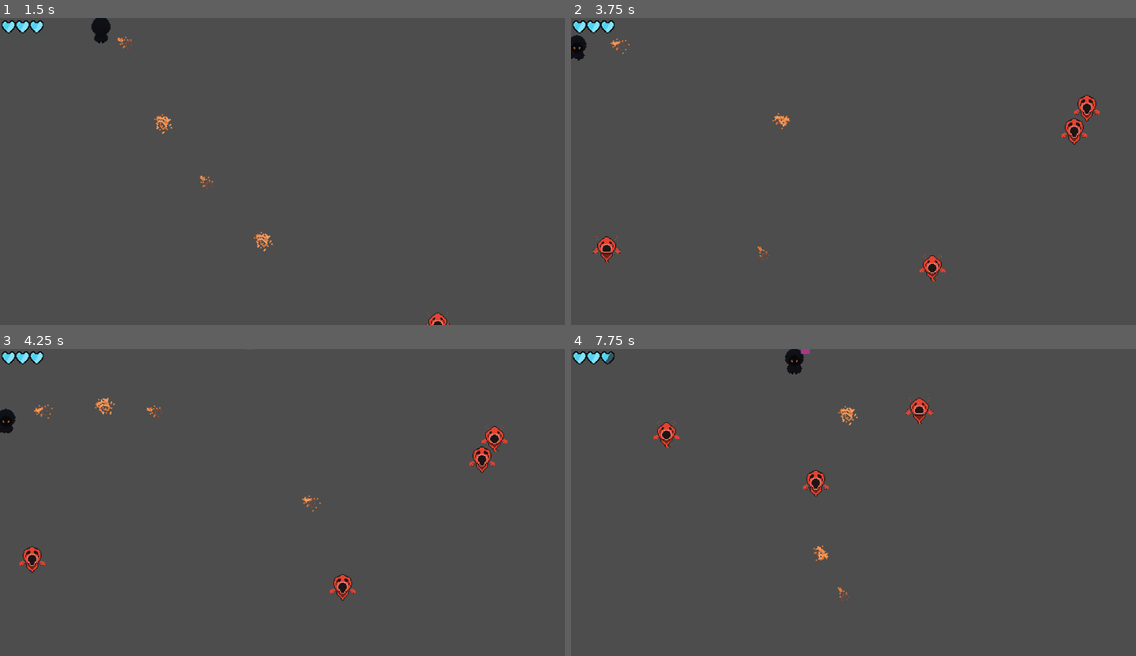
Above: before the commit, frames 1-4 (two rows, left to right).
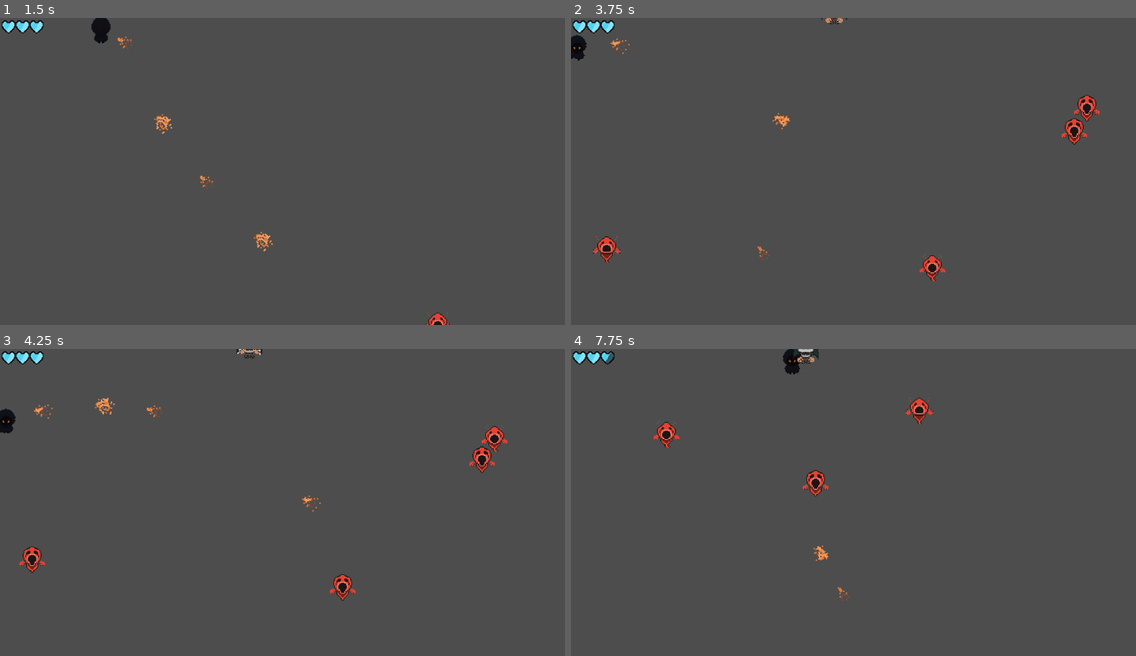
Above: after the commit, the same moments.

Repository: Alezuzzo/ecos-de-asfodelos
Game: Godot game, scene res://arena.tscn
The game is run twice, just before and just after one commit, with the same random seed, the same clock (stepped at 60 frames per second) and the same inputs.
Inputs (mouse positions are in pixels of both pictures, inside the frame that each line leads up to):
- Up to frame 1 (1.5 s): tap Enter at 0.5 s; move the mouse to (254, 232) at 0.52 s; press the mouse at (254, 232) at 0.53 s; hold W (cima) from 0.53 s (still down); move the mouse to (452, 217) at 1.27 s; release the mouse at (452, 217) at 1.28 s; click (452, 217) at 1.35 s
- Up to frame 2 (3.75 s): move the mouse to (684, 125) at 2.02 s; release W (cima) at 2.03 s; press the mouse at (684, 125) at 2.03 s; hold A (esquerda) 2.03-3.53 s; move the mouse to (881, 171) at 2.77 s; release the mouse at (881, 171) at 2.78 s; click (881, 171) at 2.85 s; move the mouse to (768, 94) at 3.52 s; press the mouse at (768, 94) at 3.53 s; hold S (baixo) from 3.53 s (still down)
- Up to frame 3 (4.25 s): keep holding S (baixo)
- Up to frame 4 (7.75 s): move the mouse to (977, 487) at 4.27 s; release S (baixo) at 4.28 s; release the mouse at (977, 487) at 4.28 s; hold D (direita) 4.28-5.03 s; click (977, 487) at 4.35 s; move the mouse to (740, 517) at 5.02 s; press the mouse at (740, 517) at 5.03 s; hold W (cima) 5.03-5.78 s; move the mouse to (910, 434) at 5.77 s; release the mouse at (910, 434) at 5.78 s; hold D (direita) from 5.78 s (still down); click (910, 434) at 5.85 s; move the mouse to (825, 563) at 6.52 s; press the mouse at (825, 563) at 6.53 s; move the mouse to (1023, 548) at 7.27 s; release the mouse at (1023, 548) at 7.28 s; click (1023, 548) at 7.35 s

Frame 1 is identical in both runs. In frame 2, less than 0.1% of the frame differs, in the area x 44-49%, y 0-3%; in frame 3, less than 0.1%; in frame 4, 0.4%, in the area x 15-64%, y 0-48%.

Commit message:
feat: adiciona sprite para inimigo atirador e projetil

Diff:
--- a/atirador.tscn
+++ b/atirador.tscn
@@ -1,23 +1,47 @@
-[gd_scene load_steps=3 format=3 uid="uid://dksr7db7ap4lc"]
+[gd_scene load_steps=8 format=3 uid="uid://dksr7db7ap4lc"]
 
 [ext_resource type="Script" uid="uid://bid56nuq6acv8" path="res://atirador.gd" id="1_5chg7"]
+[ext_resource type="Texture2D" uid="uid://dq4lkvwyfdjq2" path="res://assets/shooter/shooter1.png" id="2_6easg"]
+[ext_resource type="Texture2D" uid="uid://c6mghha0xpwp" path="res://assets/shooter/shooter2.png" id="3_pper6"]
+[ext_resource type="Texture2D" uid="uid://dey0dtihxl3oh" path="res://assets/shooter/shooter3.png" id="4_bt672"]
+[ext_resource type="Texture2D" uid="uid://wfwf6n48056j" path="res://assets/shooter/shooter4.png" id="5_4iuke"]
 
 [sub_resource type="RectangleShape2D" id="RectangleShape2D_1su0k"]
-size = Vector2(32, 32)
+size = Vector2(51, 66)
+
+[sub_resource type="SpriteFrames" id="SpriteFrames_rkj23"]
+animations = [{
+"frames": [{
+"duration": 1.0,
+"texture": ExtResource("2_6easg")
+}, {
+"duration": 1.0,
+"texture": ExtResource("3_pper6")
+}, {
+"duration": 1.0,
+"texture": ExtResource("4_bt672")
+}, {
+"duration": 1.0,
+"texture": ExtResource("5_4iuke")
+}],
+"loop": true,
+"name": &"default",
+"speed": 5.0
+}]
 
 [node name="Atirador" type="CharacterBody2D" groups=["inimigos"]]
 script = ExtResource("1_5chg7")
 
-[node name="ColorRect" type="ColorRect" parent="."]
-offset_left = -16.0
-offset_top = -16.0
-offset_right = 16.0
-offset_bottom = 16.0
-color = Color(0.6725799, 0.21418548, 0.5298012, 1)
-
 [node name="CollisionShape2D" type="CollisionShape2D" parent="."]
+position = Vector2(0.5, 0)
 shape = SubResource("RectangleShape2D_1su0k")
 
 [node name="TiroTimer" type="Timer" parent="."]
 
+[node name="AnimatedSprite2D" type="AnimatedSprite2D" parent="."]
+scale = Vector2(0.3, 0.3)
+sprite_frames = SubResource("SpriteFrames_rkj23")
+autoplay = "default"
+frame_progress = 0.8851347
+
 [connection signal="timeout" from="TiroTimer" to="." method="_on_tiro_timer_timeout"]
--- a/projetil_inimigo.tscn
+++ b/projetil_inimigo.tscn
@@ -1,24 +1,73 @@
-[gd_scene load_steps=3 format=3 uid="uid://cskdyksyrjlrr"]
+[gd_scene load_steps=14 format=3 uid="uid://cskdyksyrjlrr"]
 
 [ext_resource type="Script" uid="uid://u57fugxsojb3" path="res://projetil_inimigo.gd" id="1_gqbvf"]
+[ext_resource type="Texture2D" uid="uid://d3la12okl5sjs" path="res://assets/projetil/projetil2/projectil2.png" id="2_v8rsf"]
+[ext_resource type="Texture2D" uid="uid://babsreifs5nkc" path="res://assets/projetil/projetil2/projectil3.png" id="3_k0gy1"]
+[ext_resource type="Texture2D" uid="uid://ci33kss7xcx6v" path="res://assets/projetil/projetil2/projectil4.png" id="4_podaa"]
+[ext_resource type="Texture2D" uid="uid://cksu6ubficb3f" path="res://assets/projetil/projetil2/projectil5.png" id="5_lidsu"]
+[ext_resource type="Texture2D" uid="uid://bvi2kym5ejdji" path="res://assets/projetil/projetil2/projectil6.png" id="6_ivif7"]
+[ext_resource type="Texture2D" uid="uid://dvs6nbbh6xgjl" path="res://assets/projetil/projetil2/projectil7.png" id="7_yeur1"]
+[ext_resource type="Texture2D" uid="uid://ivxtatuno74e" path="res://assets/projetil/projetil2/projectil8.png" id="8_ovp2x"]
+[ext_resource type="Texture2D" uid="uid://etrosscbheq5" path="res://assets/projetil/projetil2/projectil9.png" id="9_v510l"]
+[ext_resource type="Texture2D" uid="uid://q7esudck5ayo" path="res://assets/projetil/projetil2/projectil10.png" id="10_urd3m"]
+[ext_resource type="Texture2D" uid="uid://8hoxux04p5qn" path="res://assets/projetil/projetil2/projectil11.png" id="11_ofppt"]
 
 [sub_resource type="RectangleShape2D" id="RectangleShape2D_xvcbn"]
-size = Vector2(8, 8)
+size = Vector2(42, 12)
+
+[sub_resource type="SpriteFrames" id="SpriteFrames_k0i8x"]
+animations = [{
+"frames": [{
+"duration": 1.0,
+"texture": ExtResource("2_v8rsf")
+}, {
+"duration": 1.0,
+"texture": ExtResource("3_k0gy1")
+}, {
+"duration": 1.0,
+"texture": ExtResource("4_podaa")
+}, {
+"duration": 1.0,
+"texture": ExtResource("5_lidsu")
+}, {
+"duration": 1.0,
+"texture": ExtResource("6_ivif7")
+}, {
+"duration": 1.0,
+"texture": ExtResource("7_yeur1")
+}, {
+"duration": 1.0,
+"texture": ExtResource("8_ovp2x")
+}, {
+"duration": 1.0,
+"texture": ExtResource("9_v510l")
+}, {
+"duration": 1.0,
+"texture": ExtResource("10_urd3m")
+}, {
+"duration": 1.0,
+"texture": ExtResource("11_ofppt")
+}],
+"loop": true,
+"name": &"default",
+"speed": 10.0
+}]
 
 [node name="ProjetilInimigo" type="Area2D"]
 script = ExtResource("1_gqbvf")
 
-[node name="ColorRect" type="ColorRect" parent="."]
-offset_left = -4.0
-offset_top = -4.0
-offset_right = 4.0
-offset_bottom = 4.0
-color = Color(1, 0.36556464, 0.07016479, 1)
-
 [node name="CollisionShape2D" type="CollisionShape2D" parent="."]
+position = Vector2(-1, 0)
 shape = SubResource("RectangleShape2D_xvcbn")
 
 [node name="TimerVida" type="Timer" parent="."]
 
+[node name="AnimatedSprite2D" type="AnimatedSprite2D" parent="."]
+rotation = 0.7853982
+scale = Vector2(0.2, 0.2)
+sprite_frames = SubResource("SpriteFrames_k0i8x")
+autoplay = "default"
+frame_progress = 0.018888582
+
 [connection signal="body_entered" from="." to="." method="_on_body_entered"]
 [connection signal="timeout" from="TimerVida" to="." method="_on_timer_vida_timeout"]
Binary file added: assets/projetil/projetil2/projectil10.png
Not shown, added: assets/projetil/projetil2/projectil10.png.import
Binary file added: assets/projetil/projetil2/projectil11.png
Not shown, added: assets/projetil/projetil2/projectil11.png.import
Binary file added: assets/projetil/projetil2/projectil2.png
Not shown, added: assets/projetil/projetil2/projectil2.png.import
Binary file added: assets/projetil/projetil2/projectil3.png
Not shown, added: assets/projetil/projetil2/projectil3.png.import
Binary file added: assets/projetil/projetil2/projectil4.png
Not shown, added: assets/projetil/projetil2/projectil4.png.import
Binary file added: assets/projetil/projetil2/projectil5.png
Not shown, added: assets/projetil/projetil2/projectil5.png.import
(and 16 more such lines)
